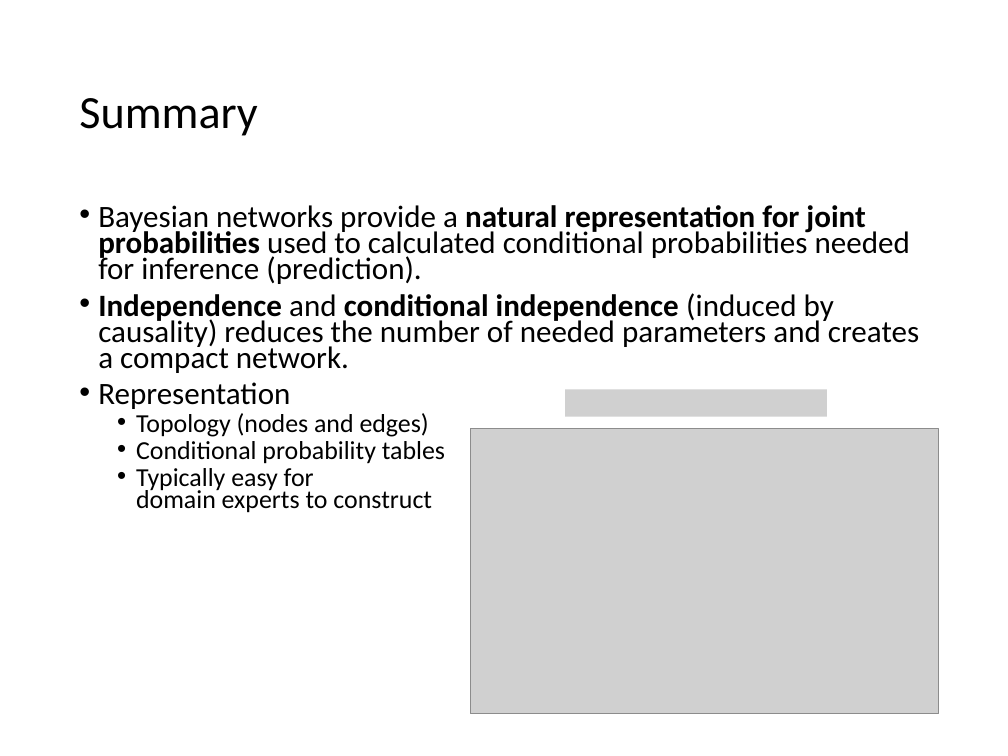
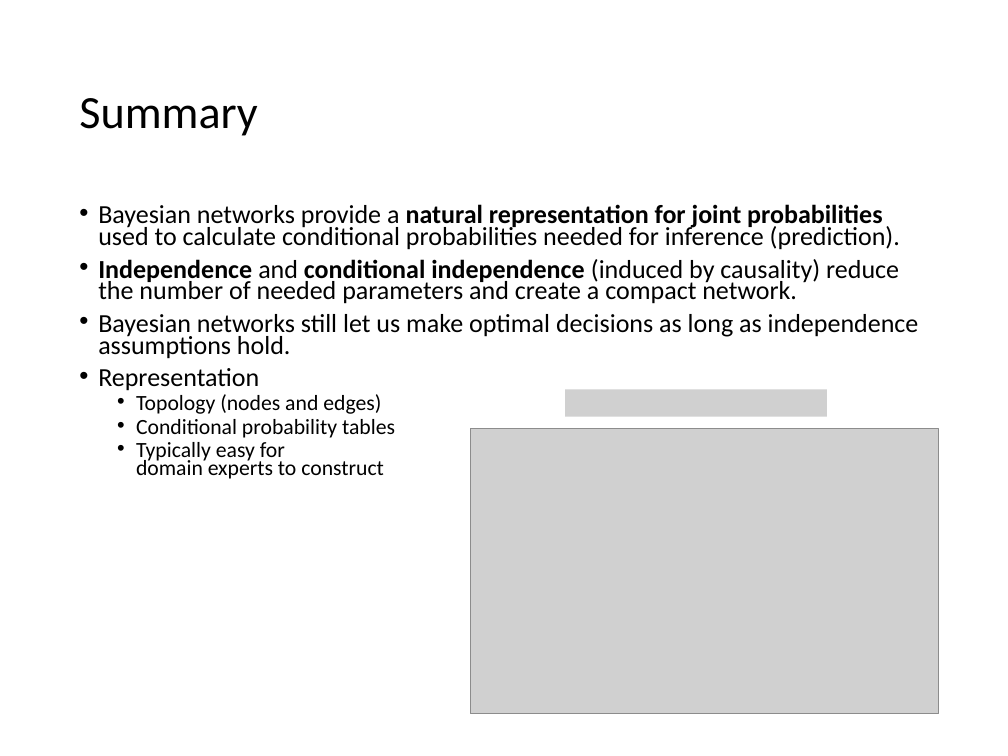
Before and after one commit to mhahsler/CS7320-AI, a slide deck: slide 21 of slides/13_bayes_nets.pptx. Drawn at 1008x756 pixels with LibreOffice and Linux fonts; fonts in the diff are those of the drawing; grey boxes stand for pictures. Boxes give left, top, right and bottom in pixels: in the first picture for what was removed or moved away, otherwise in the second. Text is boxed around its words. In the diff, an @@ line names an element or a change of style, - is before the commit and + after.

```diff
--- a/slides/13_bayes_nets.pptx
+++ b/slides/13_bayes_nets.pptx
@@ text at (x1=98, y1=204, x2=919, y2=359): text changed; size 22.2 to 18.6 pt @@
-• Bayesian networks provide a natural representation for joint probabilities used to calculated conditional probabilities needed for inference (prediction).
-• Independence and conditional independence (induced by causality) reduces the number of needed parameters and creates a compact network.
+• Bayesian networks provide a natural representation for joint probabilities used to calculate conditional probabilities needed for inference (prediction).
+• Independence and conditional independence (induced by causality) reduce the number of needed parameters and create a compact network.
+• Bayesian networks still let us make optimal decisions as long as independence assumptions hold.
@@ text at (x1=98, y1=368, x2=395, y2=479): size 22.2 to 18.6 pt in "Representation"; size 18.5 to 15.5 pt in "Topology (nodes and edges)", "Conditional probability tables", "Typically easy for domain experts to construct" @@
```
Also in this commit, not shown: 19 other slides changed, 16 other files.
